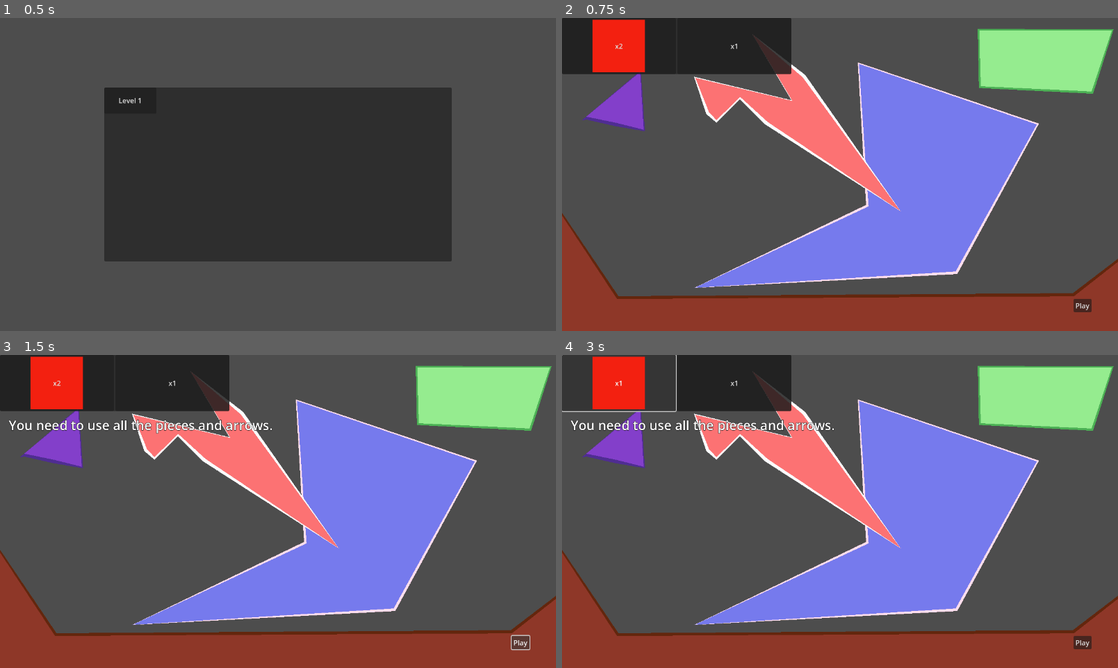
Above: before the commit, frames 1-4 (two rows, left to right).
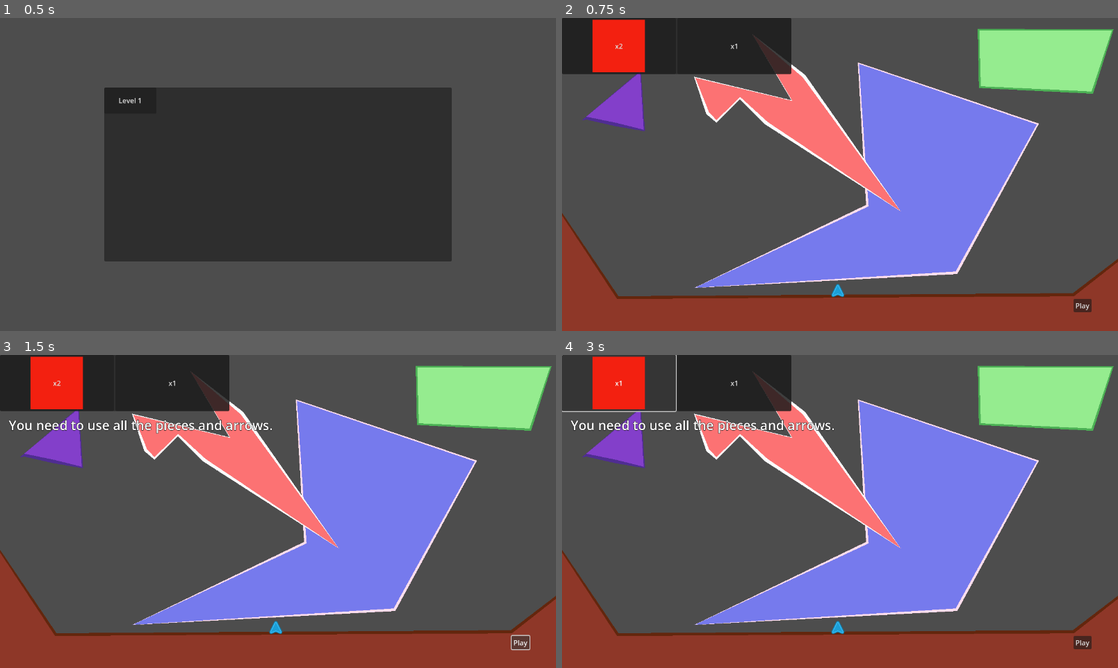
Above: after the commit, the same moments.

Repository: Xiul109/Basic_Principles_of_Autoreplicant_Engineering
Game: Godot game, scene res://main_scene.tscn
The game is run twice, just before and just after one commit, with the same random seed, the same clock (stepped at 60 frames per second) and the same inputs.
Inputs:
- Up to frame 1 (0.5 s): no input
- Up to frame 2 (0.75 s): click "Level 1" at 0.5 s
- Up to frame 3 (1.5 s): click "Play" at 1.25 s
- Up to frame 4 (3 s): click "Play" at 2 s; click "x2" at 2.75 s

Frame 1 is identical in both runs. In frame 2, less than 0.1% of the frame differs, in the area x 48-51%, y 84-90%; in frame 3, less than 0.1%; in frame 4, less than 0.1%.

Commit message:
Visual improvents for replicants

Diff:
--- a/UI/level_interface.gd
+++ b/UI/level_interface.gd
@@ -71,10 +71,10 @@
 	level_state="Replicating"
 	# Setting copy
 	level.base_replicant.mode = Replicant.Mode.DEFAULT
-	print("aqui")
 	var copy_reply = level.base_replicant.duplicate(5)
 	level.replicants_node.add_child(copy_reply)
 	copy_reply.fill_arrows()
+	copy_reply.modulate = copy_reply.active_color
 	level.active_replicants.append(copy_reply)
 	# Setting recovery copy
 	level.base_replicant.mode = Replicant.Mode.PLACED
--- a/game_elements/replicant.gd
+++ b/game_elements/replicant.gd
@@ -5,15 +5,15 @@
 
 @export var pieces : Array[Piece]
 @export var mode : Mode = Mode.EDITION : set=_mode_set
+@export var active_color := Color(.9, .3, .3)
 
 var arrows : Array[ReplicaArrow]
 
 
 func replicate(rep_mode: Mode = Mode.DEFAULT) -> Array[Replicant]:
 	var replicas : Array[Replicant] = []
-	#for piece in pieces:
-		#if not is_instance_valid(piece):		#!piece.is_queued_for_deletion():
-			#continue
+
+	modulate = Color.WHITE
 
 	if len(arrows)==0:
 		print("Ninguna flecha en la iteracion")
@@ -25,8 +25,10 @@
 		replica.update_pos_from_arrow(arrow)
 		replica.fill_arrows()
 		replicas.append(replica)
+		replica.modulate = active_color
 
 	return replicas
+
 
 func update_pos_from_arrow(arrow: ReplicaArrow):
 	global_position = arrow.global_position
@@ -40,6 +42,10 @@
 			placers[0].mode = mode
 	if mode == Mode.PREVIEW:
 		modulate = Color(.3, .3, .3, .4)
+	if mode != Mode.DEFAULT:
+		$origin.show()
+	else:
+		$origin.hide()
 
 func fill_arrows():
 	for piece in pieces:
--- a/game_elements/replicant.tscn
+++ b/game_elements/replicant.tscn
@@ -1,9 +1,15 @@
-[gd_scene load_steps=2 format=3 uid="uid://osug8tsxi54w"]
+[gd_scene load_steps=3 format=3 uid="uid://osug8tsxi54w"]
 
 [ext_resource type="Script" path="res://game_elements/replicant.gd" id="1_43msj"]
+[ext_resource type="Texture2D" uid="uid://d3euavbbf0urg" path="res://assets/arrow_decorative_n.png" id="2_sjqk3"]
 
 [node name="Replicant" type="Node2D"]
 script = ExtResource("1_43msj")
 
+[node name="origin" type="Sprite2D" parent="."]
+position = Vector2(0, 15.71)
+scale = Vector2(0.47, 0.47)
+texture = ExtResource("2_sjqk3")
+
 [connection signal="child_entered_tree" from="." to="." method="_on_child_entered_tree"]
 [connection signal="child_exiting_tree" from="." to="." method="_on_child_exiting_tree"]
Binary file added: assets/arrow_decorative_n.png
Not shown, added: assets/arrow_decorative_n.png.import
